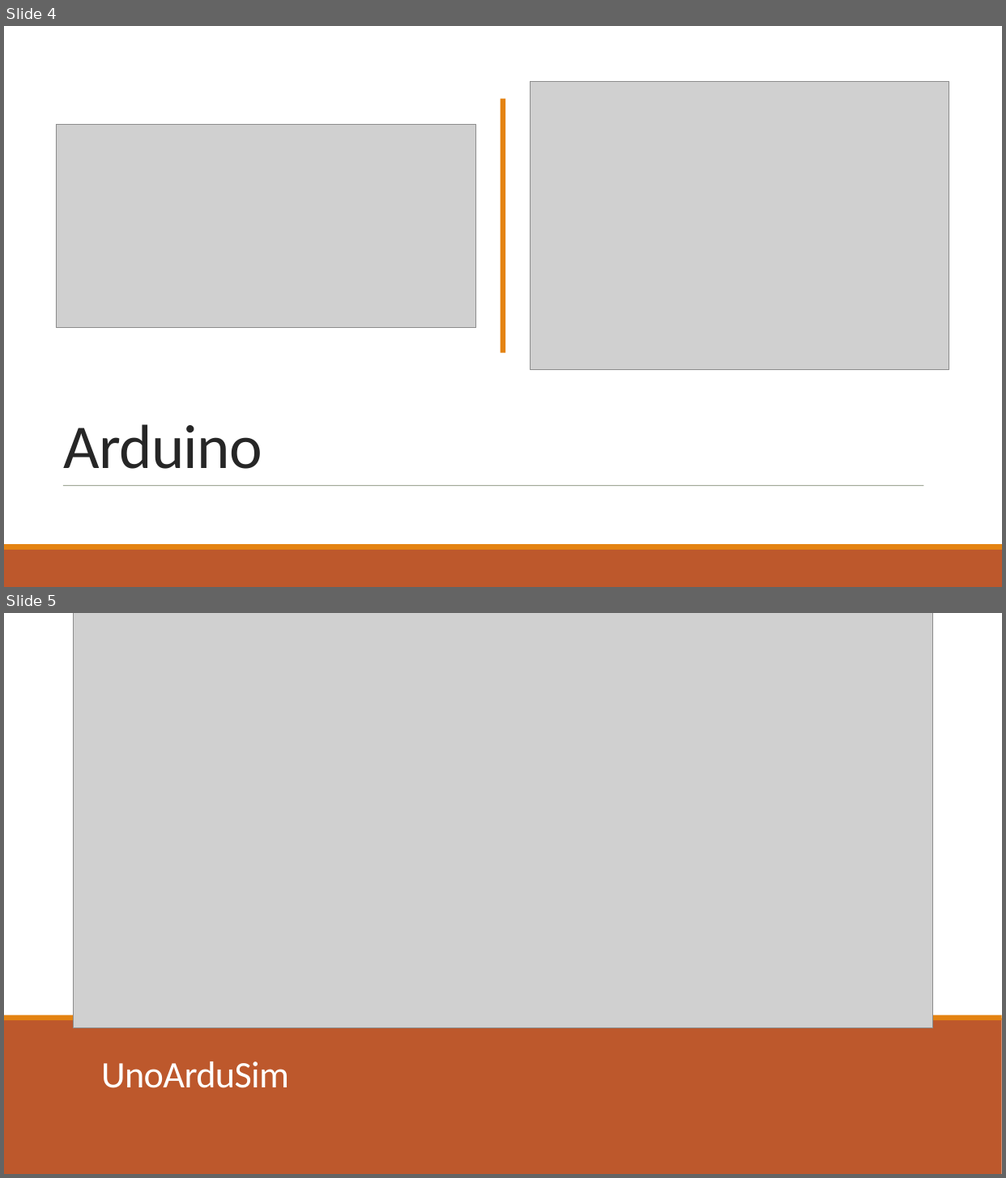
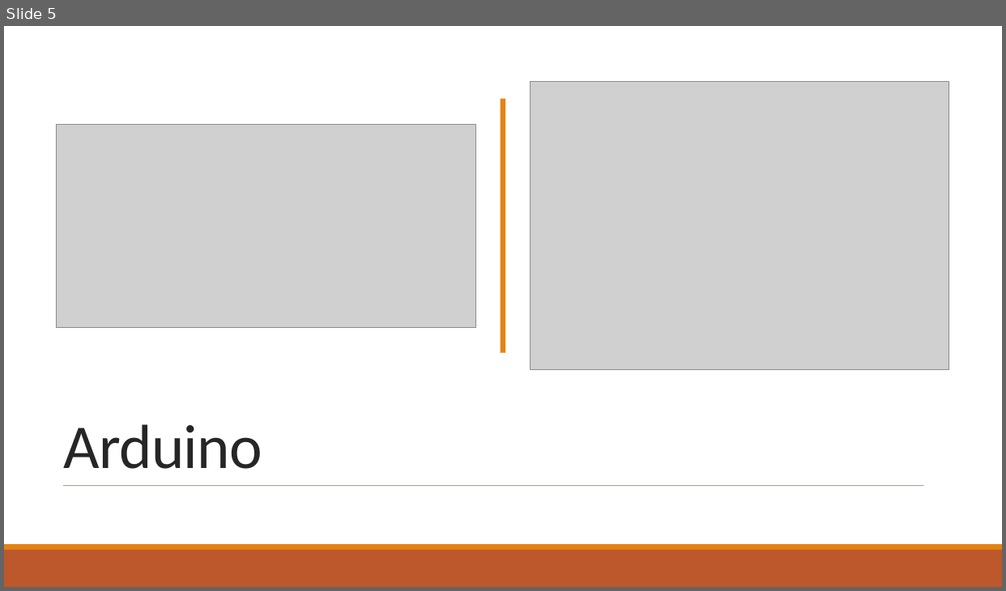
Before and after one commit to RyanZurrin/cs341, a slide deck: Lab 1/CS 341 Lab introduction.pptx. Shown one above the other, each under a label of ours: slides 4 and 5 before the commit, slide 5 after it. The pictures are 1006x1178 and 1006x591 pixels, drawn with LibreOffice and Linux fonts; fonts in the diff are those of the drawing; grey boxes stand for pictures. Boxes give left, top, right and bottom in pixels: in the first picture for what was removed or moved away, otherwise in the second. Text is boxed around its words. In the diff, an @@ line names an element or a change of style, - is before the commit and + after.

```diff
--- a/Lab 1/CS 341 Lab introduction.pptx
+++ b/Lab 1/CS 341 Lab introduction.pptx
@@ slide 5 removed at (4, 613, 1002, 1174), background #FFFFFF @@
@@ picture removed at (73, 613, 933, 1029) @@
@@ rectangle removed at (4, 1019, 1002, 1174) @@
@@ rectangle removed at (4, 1016, 1002, 1021) @@
@@ title removed at (101, 1062, 289, 1088) @@
-UnoArduSim
@@ what was slide 4 is now slide 5 @@
```
Also in this commit, not shown: 4 slides changed, 4 slides added, 1 other slide removed.
